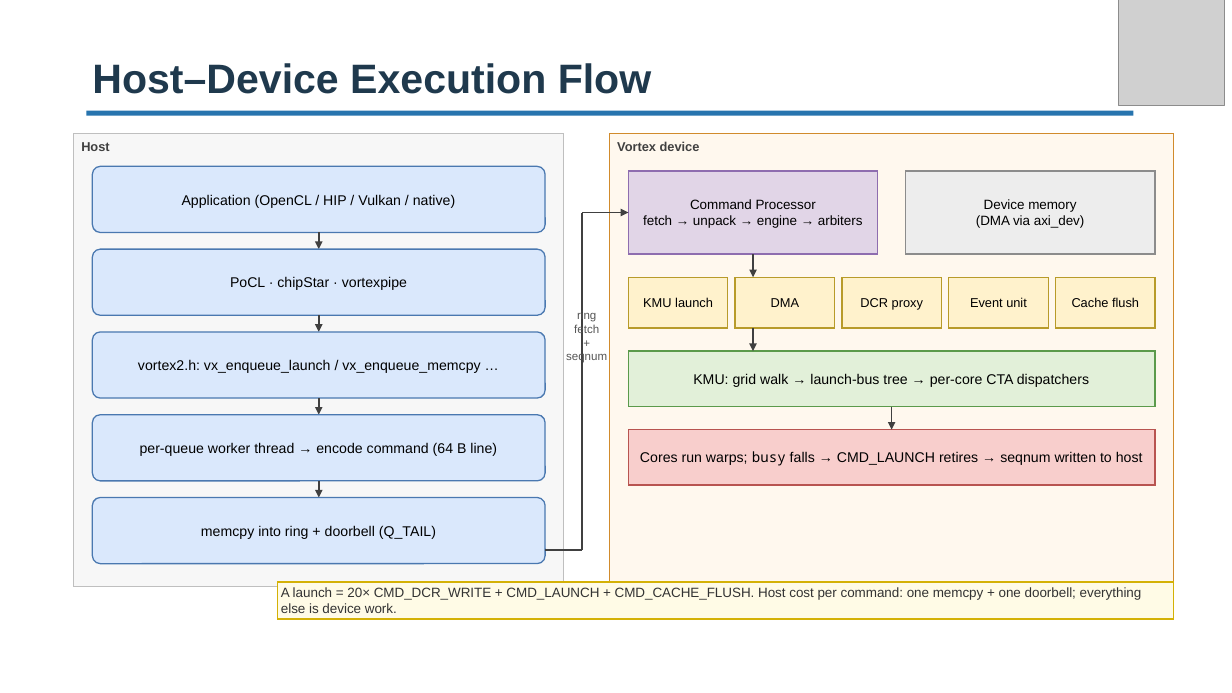
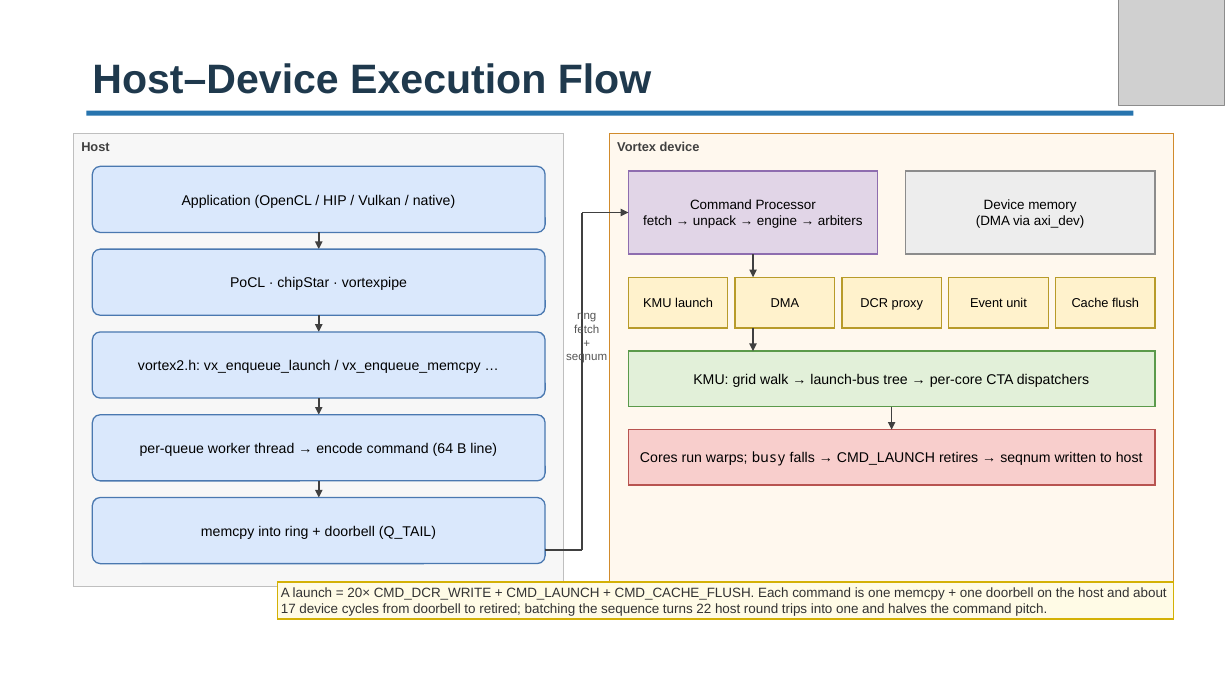
Before and after one commit to vortexgpgpu/vortex_tutorials, a slide deck: slide 8 of Slides_MICRO59/3.vortex_v3_software_stack.pptx (slide 7 before the commit). Drawn at 1232x693 pixels with LibreOffice and Linux fonts; fonts in the diff are those of the drawing; grey boxes stand for pictures; background and template pictures are left out. Boxes give left, top, right and bottom in pixels: in the first picture for what was removed or moved away, otherwise in the second. Text is boxed around its words. In the diff, an @@ line names an element or a change of style, - is before the commit and + after.

```diff
--- a/Slides_MICRO59/3.vortex_v3_software_stack.pptx
+++ b/Slides_MICRO59/3.vortex_v3_software_stack.pptx
@@ text in rectangle at [281,587,1166,616]: text changed @@
-A launch = 20× CMD_DCR_WRITE + CMD_LAUNCH + CMD_CACHE_FLUSH. Host cost per command: one memcpy + one doorbell; everything else is device work.
+A launch = 20× CMD_DCR_WRITE + CMD_LAUNCH + CMD_CACHE_FLUSH. Each command is one memcpy + one doorbell on the host and about 17 device cycles from doorbell to retired; batching the sequence turns 22 host round trips into one and halves the command pitch.
```
Also in this commit, not shown: 9 other slides changed, 3 slides added, 1 slide removed, 4 other files.
